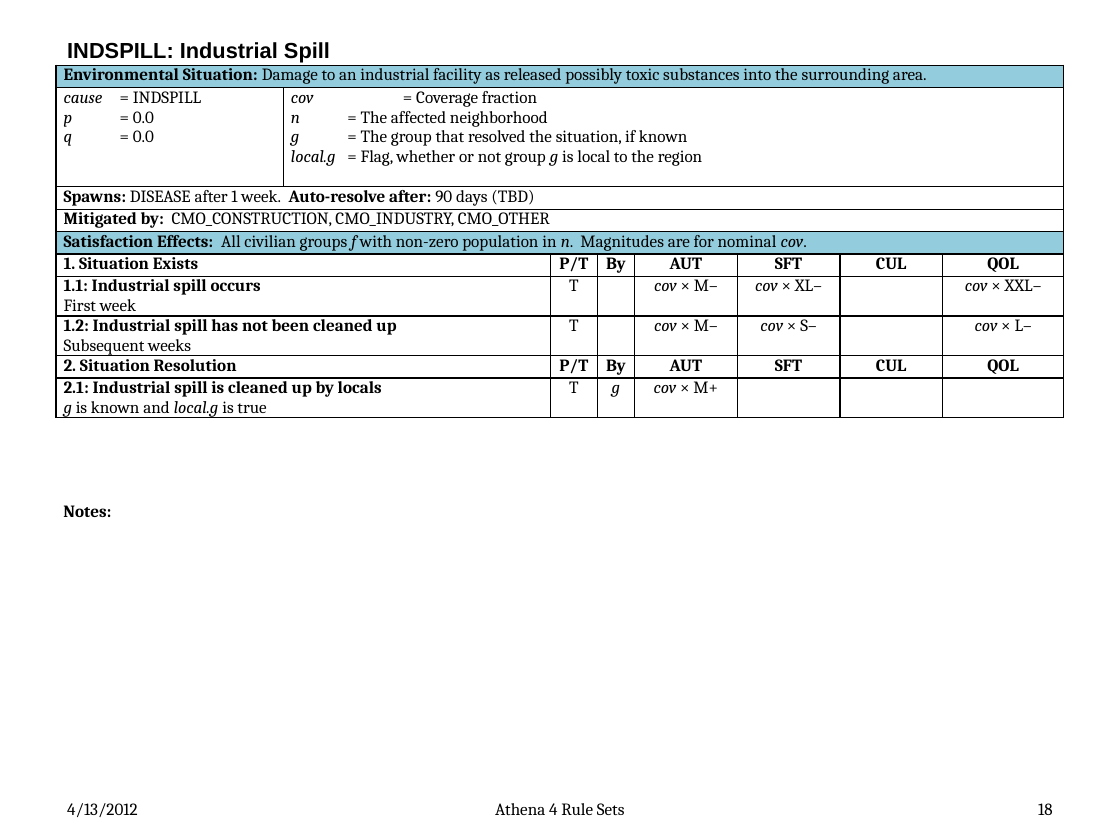
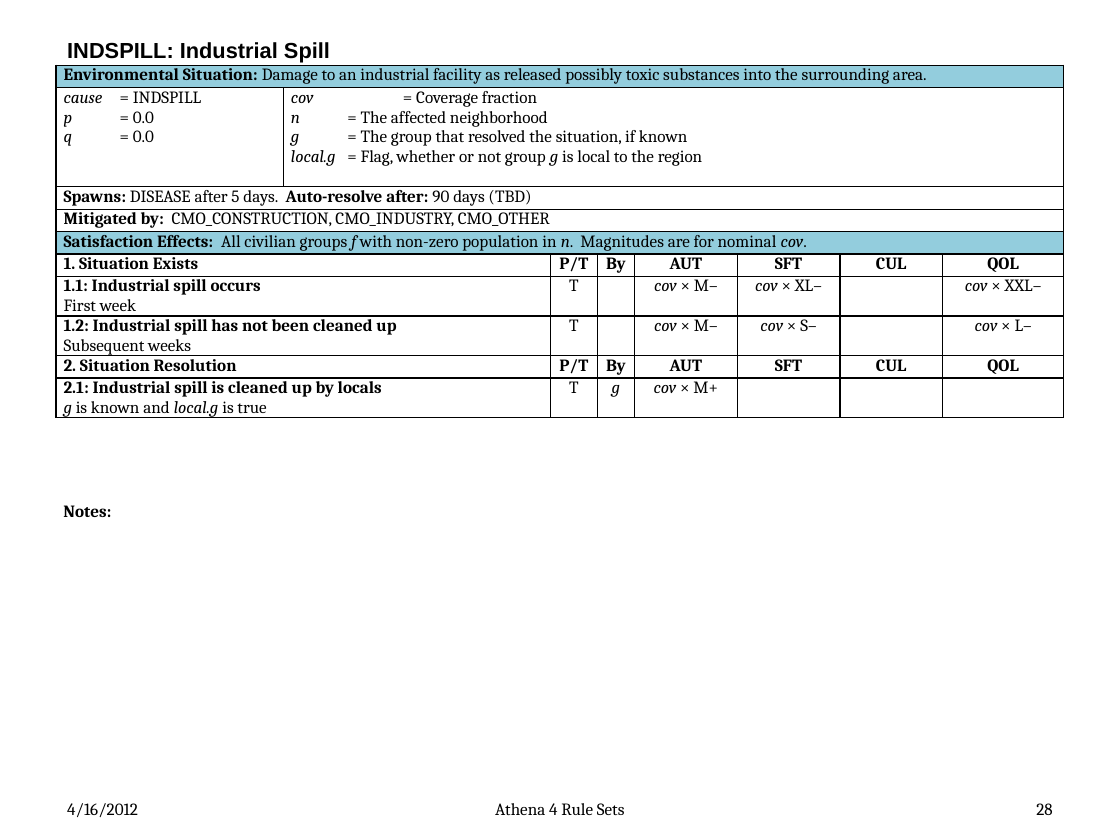
Before and after one commit to AthenaModel/athena-legacy, a slide deck: slide 28 of docs/dev/rules.pptx (slide 18 before the commit). Drawn at 1120x840 pixels with LibreOffice and Linux fonts; fonts in the diff are those of the drawing. Boxes give left, top, right and bottom in pixels: in the first picture for what was removed or moved away, otherwise in the second. Text is boxed around its words. In the diff, an @@ line names an element or a change of style, - is before the commit and + after.

```diff
--- a/docs/dev/rules.pptx
+++ b/docs/dev/rules.pptx
@@ table at (x1=56, y1=65, x2=1065, y2=426) @@
-row 3, column 1: Spawns: DISEASE after 1 week. Auto-resolve after: 90 days (TBD)
+row 3, column 1: Spawns: DISEASE after 5 days. Auto-resolve after: 90 days (TBD)
@@ text at (x1=67, y1=803, x2=138, y2=817): text changed @@
-4/13/2012
+4/16/2012
@@ page number at (x1=1036, y1=803, x2=1052, y2=815): text changed @@
-18
+28
```
Also in this commit, not shown: 66 other slides changed, 10 slides added.
